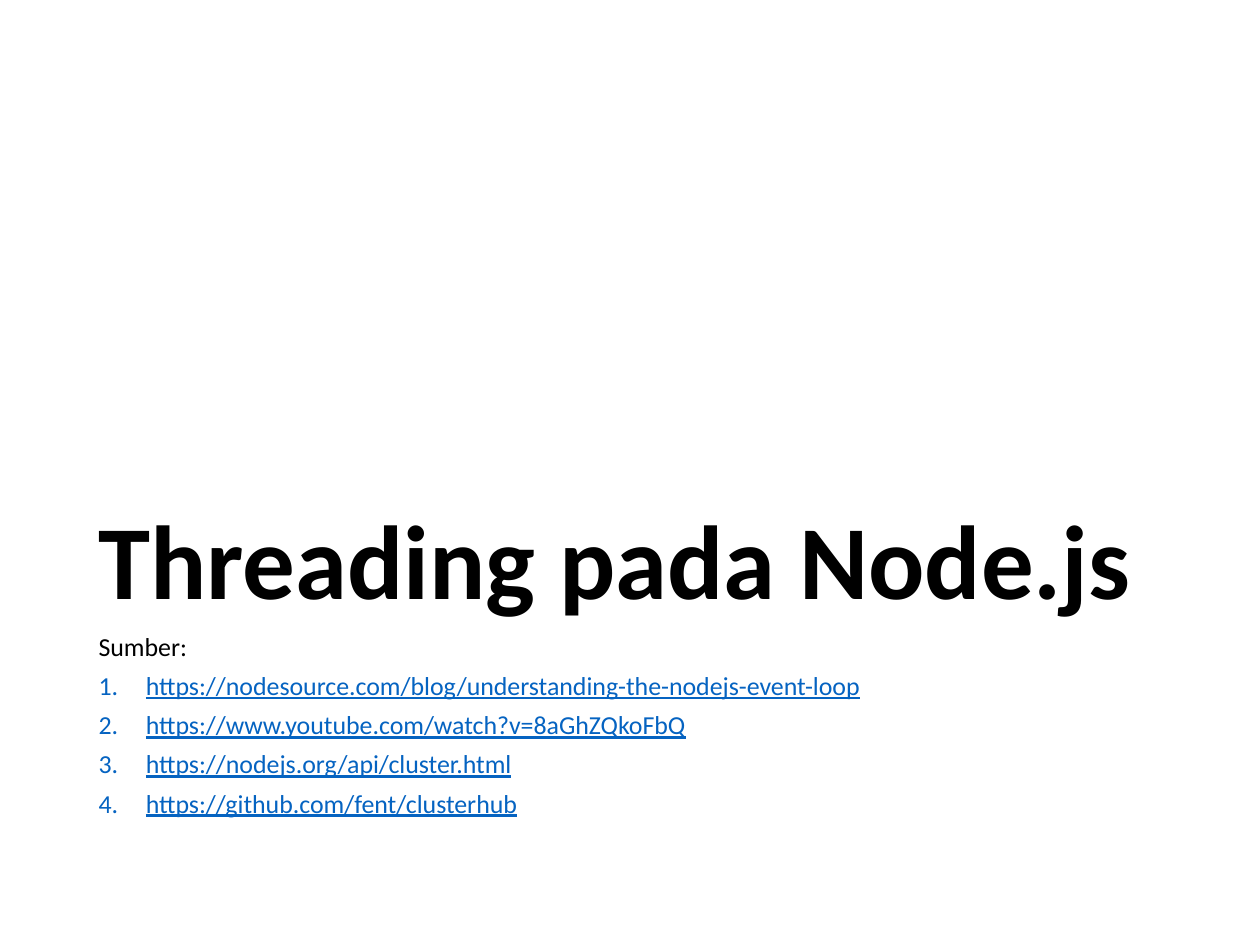
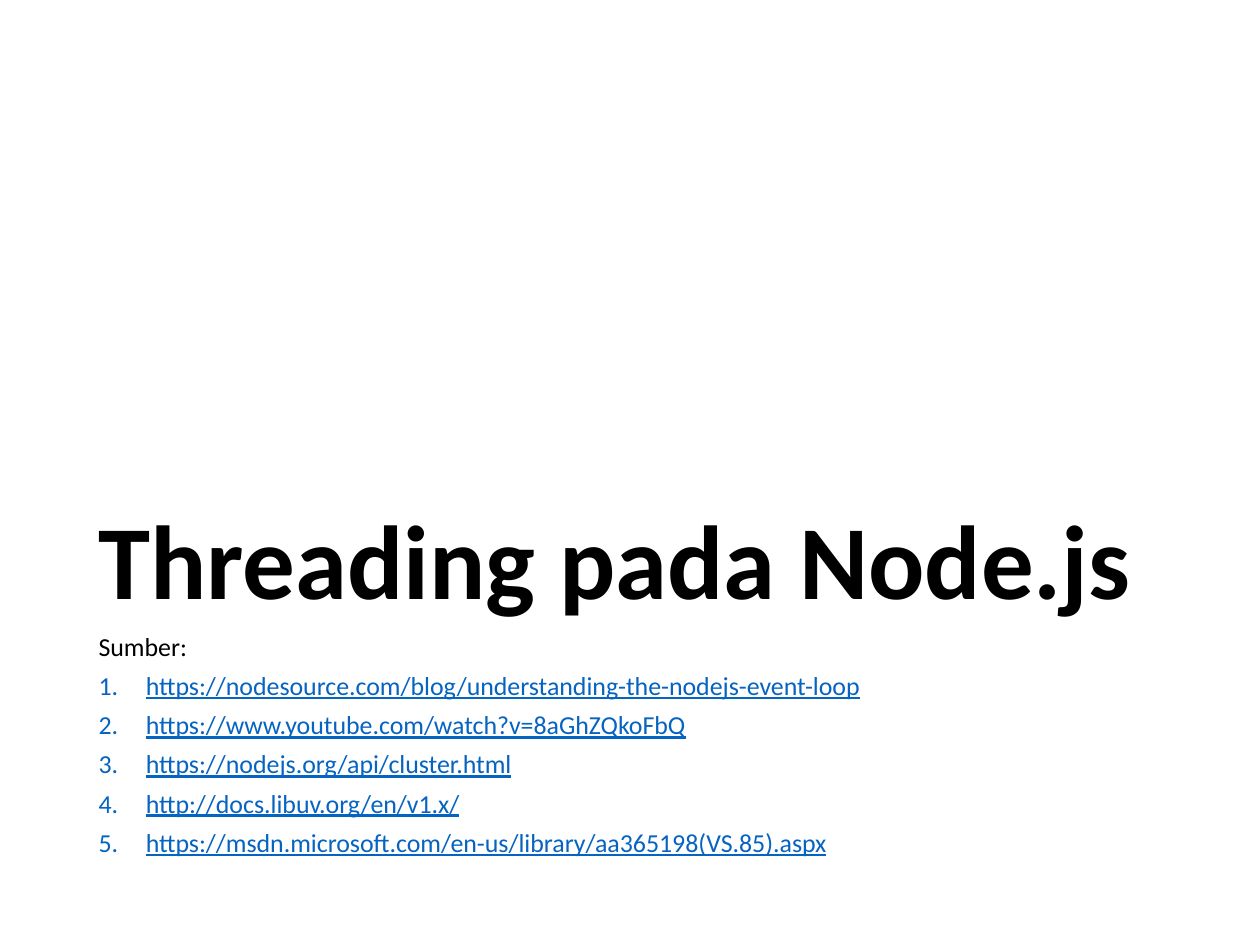
Before and after one commit to yohanesmario/chatserver, a slide deck: slide 39 of docs/Chat Server.pptx. Drawn at 1260x945 pixels with LibreOffice and Linux fonts; fonts in the diff are those of the drawing. Boxes give left, top, right and bottom in pixels: in the first picture for what was removed or moved away, otherwise in the second. Text is boxed around its words. In the diff, an @@ line names an element or a change of style, - is before the commit and + after.

```diff
--- a/docs/Chat Server.pptx
+++ b/docs/Chat Server.pptx
@@ text at (146, 795, 827, 857): text changed @@
-4. https://github.com/fent/clusterhub
+4. http://docs.libuv.org/en/v1.x/
+5. https://msdn.microsoft.com/en-us/library/aa365198(VS.85).aspx
```
Also in this commit, not shown: 2 other slides changed, 3 slides added.
